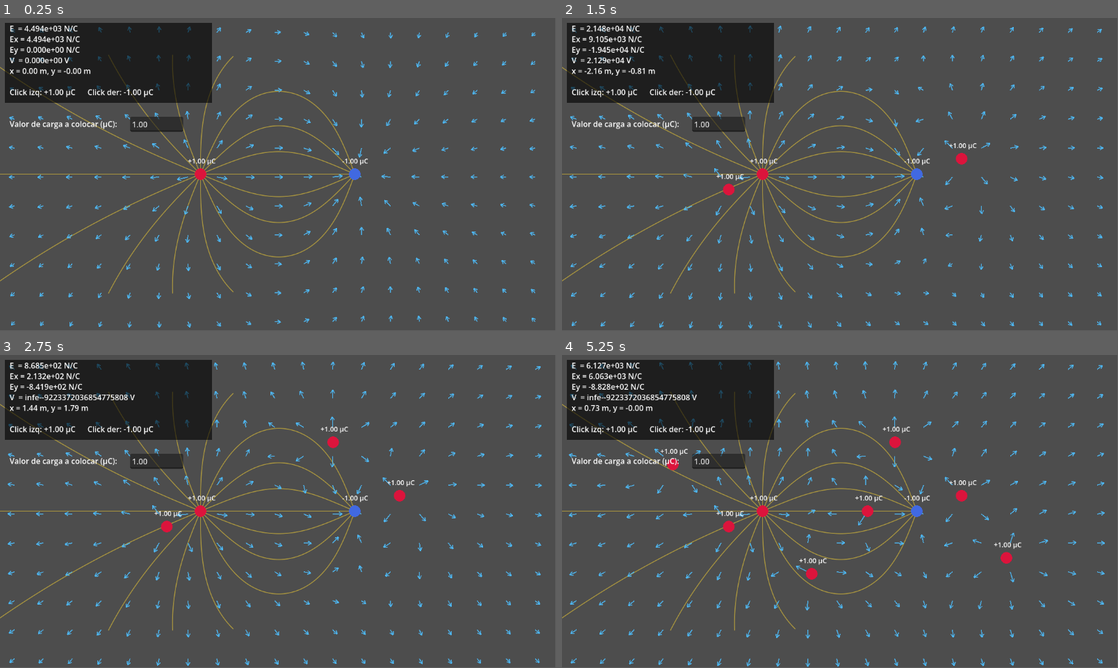
Above: before the commit, frames 1-4 (two rows, left to right).
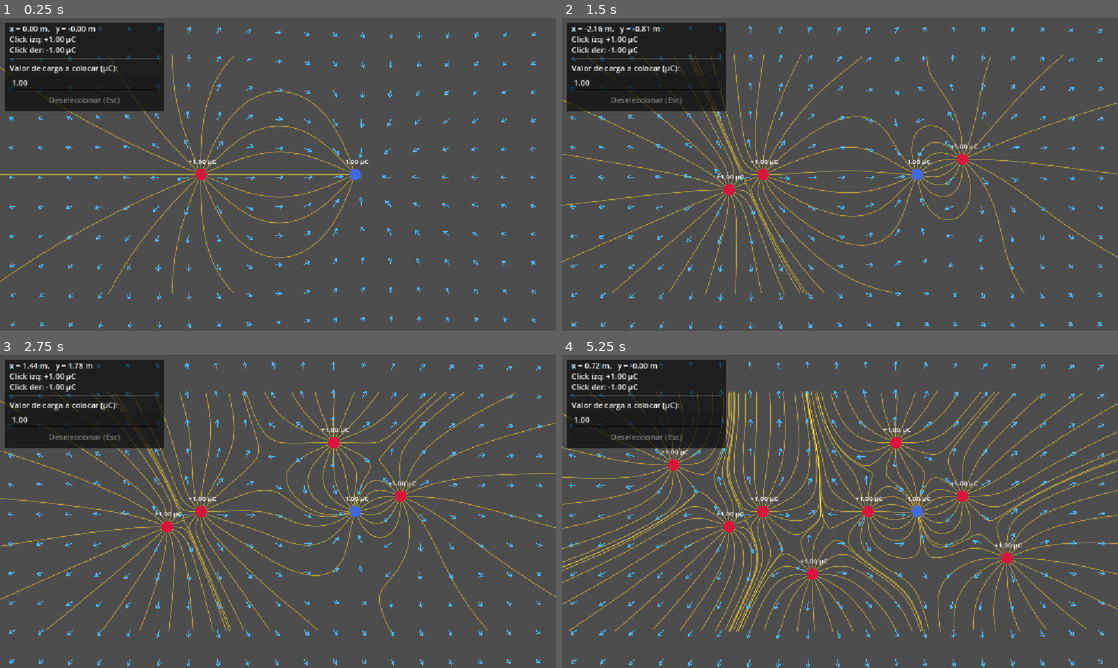
Above: after the commit, the same moments.

Repository: DiegoFernandezCarv/SimuladorCamposElectricos
Game: Godot game, scene res://scenes/Main.tscn
Two runs of this game, one before a commit and one after it. Both use one fixed random seed, a clock stepped at 60 frames per second and the inputs below.
Inputs (mouse positions are in pixels of both pictures, inside the frame that each line leads up to):
- Up to frame 1 (0.25 s): no input
- Up to frame 2 (1.5 s): tap Enter at 0.5 s; move the mouse to (962, 158) at 0.52 s; tap Delete at 0.6 s; click (962, 158) at 0.67 s; tap Space at 1.25 s; drag from (728, 190) to (812, 237) at 1.27 s
- Up to frame 3 (2.75 s): tap Enter at 2 s; move the mouse to (333, 442) at 2.02 s; tap Delete at 2.1 s; click (333, 442) at 2.17 s
- Up to frame 4 (5.25 s): tap Space at 2.75, 4.25 s; drag from (812, 574) to (673, 464) at 2.77 s; tap Enter at 3.5 s; move the mouse to (1006, 558) at 3.52 s; tap Delete at 3.6, 5.1 s; click (1006, 558) at 3.67 s; drag from (673, 464) to (756, 433) at 4.27 s; move the mouse to (867, 511) at 5.02 s; click (867, 511) at 5.17 s
In our replay, the window is 799x449 before the commit and 800x450 after it. These sizes can differ from the game's own. Grey fills any space a smaller window leaves; there, only what the larger window draws over its background counts as a difference.

The runs differ from the first frame. In frame 1, 8.0% of the frame differs, in the area x 0-97%, y 1-100%; in frame 2, 11%; in frame 3, 12%; in frame 4, 15%, in the area x 0-100%, y 1-100%.

Commit message:
Bug de field_lines y bug panel info sigue al cursor arreglado y features nuevas añadidas

Diff:
--- a/electric_field_simulator/project.godot
+++ b/electric_field_simulator/project.godot
@@ -18,6 +18,13 @@
 run/main_scene="res://scenes/Main.tscn"
 config/features=PackedStringArray("4.7", "Forward Plus")
 
+[display]
+
+window/size/mode=2
+window/stretch/mode="canvas_items"
+window/stretch/aspect="expand"
+window/handheld/orientation=4
+
 [rendering]
 
 renderer/rendering_method="gl_compatibility"
--- a/electric_field_simulator/scripts/main.gd
+++ b/electric_field_simulator/scripts/main.gd
@@ -11,7 +11,12 @@
 ## - Esc:                               deselecciona
 ## - Campo de texto:                    valor (µC) de la carga seleccionada,
 ##                                       o de la próxima carga si no hay selección
-## - Mover el mouse:                    actúa como "punto de prueba" y muestra E, Ex, Ey, V
+##
+## PANELES:
+## - Arriba a la izquierda: coordenadas del cursor (x, y) y ayuda de clics.
+## - Arriba a la derecha:   "inspector" con las estadísticas de la carga
+##                          seleccionada (campo, potencial y fuerza que le hacen
+##                          las demás cargas). Solo aparece si hay una selección.
 
 const PIXELS_PER_METER: float = 80.0
 const ARROW_MAX_LENGTH: float = 55.0
@@ -19,6 +24,11 @@
 const MIN_CHARGE_UC: float = 0.01
 const LINE_HEIGHT_PX: float = 22.0
 const SELECT_RADIUS_PX: float = 18.0
+const PANEL_MARGIN_PX: float = 10.0
+const PANEL_PADDING_PX: float = 10.0
+const PANEL_FONT_SIZE: int = 16
+const LEFT_PANEL_WIDTH: float = 330.0
+const LEFT_PANEL_HEIGHT: float = 182.0
 
 @onready var charge_value_input: LineEdit = $UI/ChargeValueInput
 @onready var charge_value_label: Label = $UI/ChargeValueLabel
@@ -29,6 +39,7 @@
 var selected_charge: Charge = null   # carga actualmente seleccionada (o null)
 var dragging: bool = false
 var field_lines: Array = []
+var deselect_button: Button          # caché de líneas de campo (se recalcula solo cuando hace falta)
 
 func _ready() -> void:
 	# Dipolo de ejemplo para empezar a experimentar (sección 52, Experimento 2)
@@ -39,29 +50,36 @@
 	charge_value_input.text = "%.2f" % next_charge_uC
 	charge_value_input.text_changed.connect(_on_charge_value_changed)
 	charge_value_input.text_submitted.connect(_on_charge_value_submitted)
-
-## Recalcula las líneas de campo. NO se llama cada frame por rendimiento
-## (trazar 16 líneas × N cargas × hasta 800 pasos en cada _process sería
-## costoso); solo cuando el usuario suelta el drag o cambia algo.
+	deselect_button = Button.new()
+	deselect_button.text = "Deseleccionar (Esc)"
+	deselect_button.disabled = true
+	deselect_button.pressed.connect(_on_deselect_pressed)
+	$UI.add_child(deselect_button)
+	_layout_left_panel()
+
+func _process(_delta: float) -> void:
+	mouse_world_pos = screen_to_world(get_local_mouse_position())
+
+	# Salvaguarda: si el botón se soltó fuera del área de dibujo (ej. sobre la UI),
+	# el evento de "release" pudo no llegarnos, así que revisamos el estado real.
+	if dragging and not Input.is_mouse_button_pressed(MOUSE_BUTTON_LEFT):
+		dragging = false
+		_recompute_field_lines()
+
+	if dragging and selected_charge != null:
+		selected_charge.position = mouse_world_pos
+
+	queue_redraw()
+
+## Recalcula las líneas de campo. NO se llama en cada frame por rendimiento
+## (16 líneas × N cargas × hasta 800 pasos): solo cuando se agrega o borra una
+## carga, se suelta un arrastre o se confirma un valor numérico.
 func _recompute_field_lines() -> void:
 	var margin: float = 1.0  # metros de margen fuera de pantalla
 	var top_left: Vector2 = screen_to_world(Vector2.ZERO) - Vector2(margin, margin)
 	var bottom_right: Vector2 = screen_to_world(get_viewport_rect().size) + Vector2(margin, margin)
 	var bounds: Rect2 = Rect2(top_left, bottom_right - top_left).abs()
 	field_lines = FieldLineGenerator.generate_field_lines(charges, bounds)
-
-func _process(_delta: float) -> void:
-	mouse_world_pos = screen_to_world(get_local_mouse_position())
-
-	# Salvaguarda: si el botón se soltó fuera del área de dibujo (ej. sobre la UI),
-	# el evento de "release" pudo no llegarnos, así que revisamos el estado real.
-	if dragging and not Input.is_mouse_button_pressed(MOUSE_BUTTON_LEFT):
-		dragging = false
-
-	if dragging and selected_charge != null:
-		selected_charge.position = mouse_world_pos
-
-	queue_redraw()
 
 ## Se llama cada vez que el usuario escribe/borra un carácter en el campo de texto.
 func _on_charge_value_changed(new_text: String) -> void:
@@ -94,25 +112,25 @@
 						_select_charge(hit)
 						dragging = true
 					else:
-						charges.append(Charge.new(world_pos, next_charge_uC * PhysicsConstants.MICRO))
+						_add_charge(world_pos, next_charge_uC * PhysicsConstants.MICRO)
 						_deselect()
 				MOUSE_BUTTON_RIGHT:
 					var hit2: Charge = _find_charge_at_screen(screen_pos)
 					if hit2 != null:
 						_delete_charge(hit2)
 					else:
-						charges.append(Charge.new(world_pos, -next_charge_uC * PhysicsConstants.MICRO))
+						_add_charge(world_pos, -next_charge_uC * PhysicsConstants.MICRO)
 						_deselect()
 			queue_redraw()
 		else:
-			if event.button_index == MOUSE_BUTTON_LEFT:
+			if event.button_index == MOUSE_BUTTON_LEFT and dragging:
 				dragging = false
-				if selected_charge != null:
-					_recompute_field_lines()
+				_recompute_field_lines()
+
 	elif event is InputEventScreenTouch and event.pressed:
 		# Soporte táctil básico para Android (sección 29): un toque = carga positiva
 		var world_pos: Vector2 = screen_to_world(event.position)
-		charges.append(Charge.new(world_pos, next_charge_uC * PhysicsConstants.MICRO))
+		_add_charge(world_pos, next_charge_uC * PhysicsConstants.MICRO)
 		_deselect()
 		queue_redraw()
 
@@ -133,6 +151,12 @@
 			return charge
 	return null
 
+## Agrega una carga y refresca las líneas de campo. Todas las altas pasan por aquí
+## para no olvidar el recálculo en ningún camino.
+func _add_charge(world_pos: Vector2, charge_value: float) -> void:
+	charges.append(Charge.new(world_pos, charge_value))
+	_recompute_field_lines()
+
 func _select_charge(charge: Charge) -> void:
 	selected_charge = charge
 	var value_uC: float = abs(charge.q) / PhysicsConstants.MICRO
@@ -144,11 +168,16 @@
 	dragging = false
 	charge_value_input.text = "%.2f" % next_charge_uC
 	charge_value_label.text = "Valor de carga a colocar (µC):"
-
+	if deselect_button != null:
+		deselect_button.disabled = true
+
+## Borra una carga y refresca las líneas de campo. Todas las bajas pasan por aquí
+## (clic derecho y tecla Supr/Backspace), así el recálculo no se puede olvidar.
 func _delete_charge(charge: Charge) -> void:
 	charges.erase(charge)
 	if selected_charge == charge:
 		_deselect()
+	_recompute_field_lines()
 
 # ---------- Conversión de coordenadas: pantalla (px) <-> mundo físico (m) ----------
 # Implementa la sección 9 del documento: screen_to_world() / world_to_screen()
@@ -167,7 +196,18 @@
 	_draw_field_lines()
 	_draw_field_grid()
 	_draw_charges()
-	_draw_info_panel()
+	_draw_cursor_panel()
+	_draw_inspector_panel()
+
+## Líneas de campo pre-calculadas (sección 11)
+func _draw_field_lines() -> void:
+	var color: Color = Color(1.0, 0.85, 0.2, 0.55)
+	for line in field_lines:
+		var screen_points: PackedVector2Array = PackedVector2Array()
+		for world_point in line:
+			screen_points.append(world_to_screen(world_point))
+		if screen_points.size() > 1:
+			draw_polyline(screen_points, color, 1.5, true)
 
 func _draw_charges() -> void:
 	for charge in charges:
@@ -215,44 +255,100 @@
 	draw_line(end_point, end_point - arrow_dir * 7.0 + perp * 4.0, color, 2.0)
 	draw_line(end_point, end_point - arrow_dir * 7.0 - perp * 4.0, color, 2.0)
 
-## Panel de información del punto de prueba (sección 14 del documento)
-func _draw_info_panel() -> void:
-	var field: Vector2 = ElectricFieldEngine.total_field(charges, mouse_world_pos)
-	var potential: float = ElectricFieldEngine.total_potential(charges, mouse_world_pos)
-
-	var action_line: String
+# ---------- Paneles de información ----------
+
+## Panel mínimo (arriba a la izquierda): coordenadas del cursor y ayuda de clics.
+## Ya no muestra E, Ex, Ey ni V del cursor: cambiaban en cada movimiento del mouse y
+## no se podían leer. Esos datos ahora salen en el inspector de la carga seleccionada.
+func _draw_cursor_panel() -> void:
+	var font: Font = ThemeDB.fallback_font
+	var lines: Array = []
+	lines.append("x = %.2f m,   y = %.2f m" % [mouse_world_pos.x, mouse_world_pos.y])
 	if selected_charge != null:
 		var value_uC: float = selected_charge.q / PhysicsConstants.MICRO
-		action_line = "Seleccionada: %s   (arrastra para mover, Supr para borrar)" % _format_charge_label(value_uC)
+		lines.append("Seleccionada: %s" % _format_charge_label(value_uC))
+		lines.append("Arrastra: mover   ·   Supr: borrar")
 	else:
-		action_line = "Click izq: +%.2f µC      Click der: -%.2f µC" % [next_charge_uC, next_charge_uC]
-
-	var lines: Array = [
-		"E  = %s N/C" % _format_scientific(field.length()),
-		"Ex = %s N/C" % _format_scientific(field.x),
-		"Ey = %s N/C" % _format_scientific(field.y),
-		"V  = %s V" % _format_scientific(potential),
-		"x = %.2f m, y = %.2f m" % [mouse_world_pos.x, mouse_world_pos.y],
-		"",
-		action_line,
-	]
-
-	var box_height: float = LINE_HEIGHT_PX * lines.size() + 12.0
-	draw_rect(Rect2(10, 10, 430, box_height), Color(0, 0, 0, 0.6))
+		lines.append("Click izq: +%.2f µC" % next_charge_uC)
+		lines.append("Click der: -%.2f µC" % next_charge_uC)
+
+	draw_rect(Rect2(PANEL_MARGIN_PX, PANEL_MARGIN_PX, LEFT_PANEL_WIDTH, LEFT_PANEL_HEIGHT), Color(0, 0, 0, 0.6))
 
 	for i in range(lines.size()):
-		var y_pos: float = 28.0 + i * LINE_HEIGHT_PX
-		draw_string(ThemeDB.fallback_font, Vector2(20, y_pos), lines[i], HORIZONTAL_ALIGNMENT_LEFT, -1, 16)
-
-## Dibuja las líneas de campo pre-calculadas (sección 11)
-func _draw_field_lines() -> void:
-	var color: Color = Color(1.0, 0.85, 0.2, 0.55)
-	for line in field_lines:
-		var screen_points: PackedVector2Array = PackedVector2Array()
-		for world_point in line:
-			screen_points.append(world_to_screen(world_point))
-		if screen_points.size() > 1:
-			draw_polyline(screen_points, color, 1.5, true)
+		var pos: Vector2 = Vector2(PANEL_MARGIN_PX + PANEL_PADDING_PX, PANEL_MARGIN_PX + 18.0 + i * LINE_HEIGHT_PX)
+		draw_string(font, pos, lines[i], HORIZONTAL_ALIGNMENT_LEFT, -1, PANEL_FONT_SIZE, Color.WHITE)
+
+	# Línea separadora entre la información y los controles
+	var sep_y: float = 84.0
+	draw_line(Vector2(PANEL_MARGIN_PX + PANEL_PADDING_PX, sep_y),
+			Vector2(PANEL_MARGIN_PX + LEFT_PANEL_WIDTH - PANEL_PADDING_PX, sep_y),
+			Color(1, 1, 1, 0.25), 1.0)
+
+## Inspector (arriba a la derecha): estadísticas de la carga seleccionada.
+## Las filas las calcula ChargeStats; aquí solo se formatean y se dibujan, así que
+## para agregar una magnitud nueva basta con añadirla en charge_stats.gd.
+func _draw_inspector_panel() -> void:
+	if selected_charge == null:
+		return
+
+	var rows: Array = ChargeStats.rows_for([selected_charge], charges)
+	var entries: Array = []
+	for row in rows:
+		if row["kind"] == "header":
+			entries.append({"text": row["label"], "header": true})
+		else:
+			entries.append({"text": _format_row(row), "header": false})
+	_draw_panel(entries, true)
+
+## Dibuja un panel de texto semitransparente que se ajusta al ancho del contenido.
+## `entries`: Array de Diccionarios {"text": String, "header": bool}.
+## Si right_aligned es true, el panel se ancla a la esquina superior derecha.
+func _draw_panel(entries: Array, right_aligned: bool) -> void:
+	var font: Font = ThemeDB.fallback_font
+
+	var text_width: float = 0.0
+	for e in entries:
+		var w: float = font.get_string_size(e["text"], HORIZONTAL_ALIGNMENT_LEFT, -1, PANEL_FONT_SIZE).x
+		text_width = maxf(text_width, w)
+
+	var width: float = text_width + PANEL_PADDING_PX * 2.0
+	var height: float = LINE_HEIGHT_PX * entries.size() + 12.0
+	var origin_x: float = PANEL_MARGIN_PX
+	if right_aligned:
+		origin_x = get_viewport_rect().size.x - width - PANEL_MARGIN_PX
+
+	draw_rect(Rect2(origin_x, PANEL_MARGIN_PX, width, height), Color(0, 0, 0, 0.6))
+
+	for i in range(entries.size()):
+		var entry: Dictionary = entries[i]
+		var text_color: Color = Color(1.0, 0.85, 0.3) if entry["header"] else Color.WHITE
+		var pos: Vector2 = Vector2(origin_x + PANEL_PADDING_PX, PANEL_MARGIN_PX + 18.0 + i * LINE_HEIGHT_PX)
+		draw_string(font, pos, entry["text"], HORIZONTAL_ALIGNMENT_LEFT, -1, PANEL_FONT_SIZE, text_color)
+
+# ---------- Formato de texto ----------
+
+## Convierte una fila de ChargeStats en texto, ej: "|E| = 1.308 × 10^3 N/C"
+func _format_row(row: Dictionary) -> String:
+	var value: float = row["value"]
+	var unit: String = row["unit"]
+	var text: String
+
+	match row["kind"]:
+		"fixed":
+			text = "%.2f" % value
+		"signed":
+			text = ("+" if value >= 0.0 else "") + ("%.2f" % value)
+		"count":
+			text = "%d" % int(value)
+		"angle":
+			text = "-" if is_nan(value) else ("%.1f" % value)
+		_:
+			text = _format_physics(value)
+
+	var suffix: String = ""
+	if unit != "" and text != "-":
+		suffix = " " + unit
+	return "%s = %s%s" % [row["label"], text, suffix]
 
 ## Formatea el valor de una carga en µC con signo explícito, ej: "+1.50 µC"
 func _format_charge_label(value_uC: float) -> String:
@@ -260,13 +356,49 @@
 		return "+%.2f µC" % value_uC
 	return "%.2f µC" % value_uC
 
-## Notación científica manual (GDScript NO soporta el especificador %e de forma
-## nativa; si se usa, TODO el string de formato falla silenciosamente).
-func _format_scientific(value: float) -> String:
-	if abs(value) < 1e-12:
-		return "0.000e+00"
-	var exponent: int = int(floor(log(abs(value)) / log(10.0)))
+## Notación científica "de física": 1.308 × 10^3  (GDScript NO soporta el
+## especificador %e; si se usa, el formato falla). Se usa ^ en vez de superíndices
+## porque la fuente por defecto de Godot no dibuja todos los superíndices.
+func _format_physics(value: float) -> String:
+	if is_nan(value):
+		return "-"
+	if is_inf(value):
+		return "inf" if value > 0.0 else "-inf"
+	if absf(value) < 1e-30:
+		return "0"
+
+	var exponent: int = int(floor(log(absf(value)) / log(10.0)))
 	var mantissa: float = value / pow(10.0, exponent)
-	var sign_str: String = "+" if exponent >= 0 else "-"
-	var exp_str: String = "%02d" % abs(exponent)
-	return "%.3fe%s%s" % [mantissa, sign_str, exp_str]
+
+	# log() puede fallar por redondeo (p. ej. 1000 da 2.9999999999999996): se corrige.
+	if absf(mantissa) >= 10.0:
+		mantissa /= 10.0
+		exponent += 1
+	elif absf(mantissa) < 1.0:
+		mantissa *= 10.0
+		exponent -= 1
+
+	# Si al redondear a 3 decimales llega a 10.000, se pasa a la siguiente potencia.
+	if roundf(absf(mantissa) * 1000.0) / 1000.0 >= 10.0:
+		mantissa /= 10.0
+		exponent += 1
+
+	return "%.3f × 10^%d" % [mantissa, exponent]
+
+## Acomoda etiqueta, campo de texto y botón DENTRO del panel izquierdo.
+## Las posiciones se fijan aquí (no en Main.tscn) para que queden alineadas
+## con el rectángulo que dibuja _draw_cursor_panel().
+func _layout_left_panel() -> void:
+	var x: float = PANEL_MARGIN_PX + PANEL_PADDING_PX
+	var w: float = LEFT_PANEL_WIDTH - PANEL_PADDING_PX * 2.0
+	charge_value_label.position = Vector2(x, 92.0)
+	charge_value_label.size = Vector2(w, 24.0)
+	charge_value_input.position = Vector2(x, 118.0)
+	charge_value_input.size = Vector2(w, 28.0)
+	deselect_button.position = Vector2(x, 154.0)
+	deselect_button.size = Vector2(w, 28.0)
+
+func _on_deselect_pressed() -> void:
+	charge_value_input.release_focus()
+	_deselect()
+	queue_redraw()
--- /dev/null
+++ b/electric_field_simulator/scripts/physics/charge_stats.gd
@@ -0,0 +1,73 @@
+class_name ChargeStats
+extends RefCounted
+
+## Construye las estadísticas de la(s) carga(s) seleccionada(s) como una lista
+## de "filas". Cada fila es un Diccionario:
+##     { "label": String, "value": float, "unit": String, "kind": String }
+## donde "kind" indica cómo debe formatearla la interfaz:
+##     "header" -> título de sección (no lleva valor)
+##     "fixed"  -> número con 2 decimales          (posiciones)
+##     "signed" -> número con 2 decimales y signo  (cargas en µC)
+##     "count"  -> entero                          (cantidad de cargas)
+##     "sci"    -> notación científica             (campos, potencial, fuerza)
+##     "angle"  -> grados con 1 decimal            (NAN = indefinido)
+##
+## Esta clase NO dibuja nada ni formatea texto: solo calcula. Por eso se puede
+## probar de forma automática. Para agregar una magnitud nueva (energía, etc.)
+## basta con añadir una fila aquí; la interfaz no necesita cambios.
+
+static func rows_for(selected: Array, all_charges: Array) -> Array:
+	if selected.is_empty():
+		return []
+	if selected.size() == 1:
+		return _rows_for_single(selected[0], all_charges)
+	return _rows_for_group(selected)
+
+## Una sola carga seleccionada: sus datos y lo que le hacen las DEMÁS cargas.
+static func _rows_for_single(charge: Charge, all_charges: Array) -> Array:
+	var others: Array = [charge]  # se excluye a sí misma
+	var field: Vector2 = ElectricFieldEngine.field_excluding(all_charges, charge.position, others)
+	var potential: float = ElectricFieldEngine.potential_excluding(all_charges, charge.position, others)
+	var force: Vector2 = ElectricFieldEngine.force_on_charge(field, charge.q)
+
+	var angle_deg: float = NAN
+	if force.length_squared() > 0.0:
+		angle_deg = rad_to_deg(atan2(force.y, force.x))
+
+	var rows: Array = []
+	rows.append(_header("Carga seleccionada"))
+	rows.append(_row("x", charge.position.x, "m", "fixed"))
+	rows.append(_row("y", charge.position.y, "m", "fixed"))
+	rows.append(_row("q", charge.q / PhysicsConstants.MICRO, "µC", "signed"))
+
+	rows.append(_header("Campo de las demás cargas"))
+	rows.append(_row("Ex", field.x, "N/C", "sci"))
+	rows.append(_row("Ey", field.y, "N/C", "sci"))
+	rows.append(_row("|E|", field.length(), "N/C", "sci"))
+	rows.append(_row("V", potential, "V", "sci"))
+
+	rows.append(_header("Fuerza neta sobre la carga"))
+	rows.append(_row("Fx", force.x, "N", "sci"))
+	rows.append(_row("Fy", force.y, "N", "sci"))
+	rows.append(_row("|F|", force.length(), "N", "sci"))
+	rows.append(_row("Ángulo de F (desde +X)", angle_deg, "°", "angle"))
+	return rows
+
+## Varias cargas seleccionadas. Por ahora solo un resumen; aquí se ampliará
+## con la fuerza neta externa, energía, etc. cuando exista la selección múltiple.
+static func _rows_for_group(selected: Array) -> Array:
+	var total_q: float = 0.0
+	for charge in selected:
+		total_q += charge.q
+
+	var rows: Array = []
+	rows.append(_header("Selección"))
+	rows.append(_row("Cargas", float(selected.size()), "", "count"))
+	rows.append(_row("Carga total", total_q / PhysicsConstants.MICRO, "µC", "signed"))
+	return rows
+
+static func _row(label: String, value: float, unit: String, kind: String) -> Dictionary:
+	return {"label": label, "value": value, "unit": unit, "kind": kind}
+
+static func _header(title: String) -> Dictionary:
+	return {"label": title, "value": 0.0, "unit": "", "kind": "header"}
--- a/electric_field_simulator/scripts/physics/electric_field.gd
+++ b/electric_field_simulator/scripts/physics/electric_field.gd
@@ -16,6 +16,28 @@
 		v_total += charge.potential_at(point)
 	return v_total
 
+## Igual que total_field, pero IGNORANDO las cargas indicadas en `excluded`.
+## Sirve para calcular el campo que "sienten" una o varias cargas debido a las
+## DEMÁS (una carga no se ejerce fuerza a sí misma).
+static func field_excluding(charges: Array, point: Vector2, excluded: Array) -> Vector2:
+	var e_total: Vector2 = Vector2.ZERO
+	for charge in charges:
+		if excluded.has(charge):
+			continue
+		e_total += charge.field_at(point)
+	return e_total
+
+## Igual que total_potential, pero ignorando las cargas indicadas en `excluded`.
+## IMPORTANTE: es necesario excluir la propia carga, porque potential_at devuelve
+## infinito cuando el punto coincide con la posición de la carga.
+static func potential_excluding(charges: Array, point: Vector2, excluded: Array) -> float:
+	var v_total: float = 0.0
+	for charge in charges:
+		if excluded.has(charge):
+			continue
+		v_total += charge.potential_at(point)
+	return v_total
+
 ## Fuerza sobre una carga de prueba q colocada en un campo E (sección 15): F = qE
 static func force_on_charge(field: Vector2, test_q: float) -> Vector2:
 	return field * test_q
--- a/electric_field_simulator/tests/test_field.gd
+++ b/electric_field_simulator/tests/test_field.gd
@@ -21,6 +21,11 @@
 	test_equal_charges_center()
 	test_opposite_charges_center()
 	test_superposition()
+
+	print("\n=== ESTADÍSTICAS DE CARGA ===")
+	var stats_ok: bool = TestChargeStats.run_all()
+	_check("TestChargeStats (4 pruebas)", stats_ok)
+
 	print("\n=== RESULTADO: %d aprobadas, %d fallidas ===" % [passed, failed])
 
 func _check(test_name: String, condition: bool, detail: String = "") -> void:
--- /dev/null
+++ b/electric_field_simulator/tests/test_stats.gd
@@ -0,0 +1,85 @@
+class_name TestChargeStats
+extends RefCounted
+
+## Pruebas de las estadísticas de carga seleccionada y de la exclusión de la
+## propia carga. Se pueden llamar desde cualquier runner:  TestChargeStats.run_all()
+## Devuelve true si TODAS pasan.
+
+const TOLERANCE_PCT: float = 0.01  # error porcentual máximo permitido
+
+static func run_all() -> bool:
+	var results: Array = [
+		test_force_between_opposite_charges(),
+		test_newton_third_law(),
+		test_own_charge_is_excluded(),
+		test_group_summary(),
+	]
+	var all_ok: bool = not results.has(false)
+	print("TestChargeStats: ", "TODAS PASARON" if all_ok else "HAY FALLAS")
+	return all_ok
+
+## +1 µC en (0,0) y -1 µC en (2,0): F = k·q²/r² = 2.247e-3 N, atractiva.
+## La fuerza sobre la carga en el origen debe apuntar hacia +x (hacia la otra).
+static func test_force_between_opposite_charges() -> bool:
+	var a: Charge = Charge.new(Vector2(0, 0), 1e-6)
+	var b: Charge = Charge.new(Vector2(2, 0), -1e-6)
+	var rows: Array = ChargeStats.rows_for([a], [a, b])
+
+	var expected: float = PhysicsConstants.K * 1e-6 * 1e-6 / (2.0 * 2.0)
+	var f_mag: float = _value(rows, "|F|")
+	var fx: float = _value(rows, "Fx")
+	var fy: float = _value(rows, "Fy")
+
+	var ok: bool = _close(f_mag, expected) and fx > 0.0 and abs(fy) < 1e-12
+	_report("fuerza entre cargas opuestas (esperado %s N, obtenido %s N)" % [str(expected), str(f_mag)], ok)
+	return ok
+
+## Tercera ley de Newton: la fuerza sobre A es igual y opuesta a la fuerza sobre B.
+static func test_newton_third_law() -> bool:
+	var a: Charge = Charge.new(Vector2(-1, 0.5), 2e-6)
+	var b: Charge = Charge.new(Vector2(1.5, -0.7), -3e-6)
+	var rows_a: Array = ChargeStats.rows_for([a], [a, b])
+	var rows_b: Array = ChargeStats.rows_for([b], [a, b])
+
+	var ok: bool = _close(_value(rows_a, "Fx"), -_value(rows_b, "Fx")) \
+		and _close(_value(rows_a, "Fy"), -_value(rows_b, "Fy"))
+	_report("tercera ley de Newton (F_A = -F_B)", ok)
+	return ok
+
+## Una carga sola no siente fuerza ni campo de sí misma, y el potencial NO es infinito.
+static func test_own_charge_is_excluded() -> bool:
+	var a: Charge = Charge.new(Vector2(1, 1), 1e-6)
+	var rows: Array = ChargeStats.rows_for([a], [a])
+
+	var ok: bool = _value(rows, "|E|") == 0.0 \
+		and _value(rows, "|F|") == 0.0 \
+		and _value(rows, "V") == 0.0 \
+		and is_nan(_value(rows, "Ángulo de F (desde +X)"))
+	_report("la carga ignora su propio campo y potencial", ok)
+	return ok
+
+static func test_group_summary() -> bool:
+	var a: Charge = Charge.new(Vector2(0, 0), 1e-6)
+	var b: Charge = Charge.new(Vector2(1, 0), -3e-6)
+	var rows: Array = ChargeStats.rows_for([a, b], [a, b])
+
+	var ok: bool = _close(_value(rows, "Cargas"), 2.0) and _close(_value(rows, "Carga total"), -2.0)
+	_report("resumen de selección múltiple (2 cargas, total -2 µC)", ok)
+	return ok
+
+# ---------- utilidades ----------
+static func _value(rows: Array, label: String) -> float:
+	for row in rows:
+		if row["label"] == label:
+			return row["value"]
+	push_error("Fila no encontrada: " + label)
+	return NAN
+
+## Error porcentual (sección 23 del documento) menor que la tolerancia.
+static func _close(obtained: float, expected: float) -> bool:
+	if expected == 0.0:
+		return abs(obtained) < 1e-12
+	return abs(obtained - expected) / abs(expected) * 100.0 < TOLERANCE_PCT
+
+static func _report(name: String, ok: bool) -> void:
+	print("  [", "OK" if ok else "FALLA", "] ", name)
Not shown, added: electric_field_simulator/scripts/physics/charge_stats.gd.uid
Not shown, added: electric_field_simulator/tests/test_stats.gd.uid
